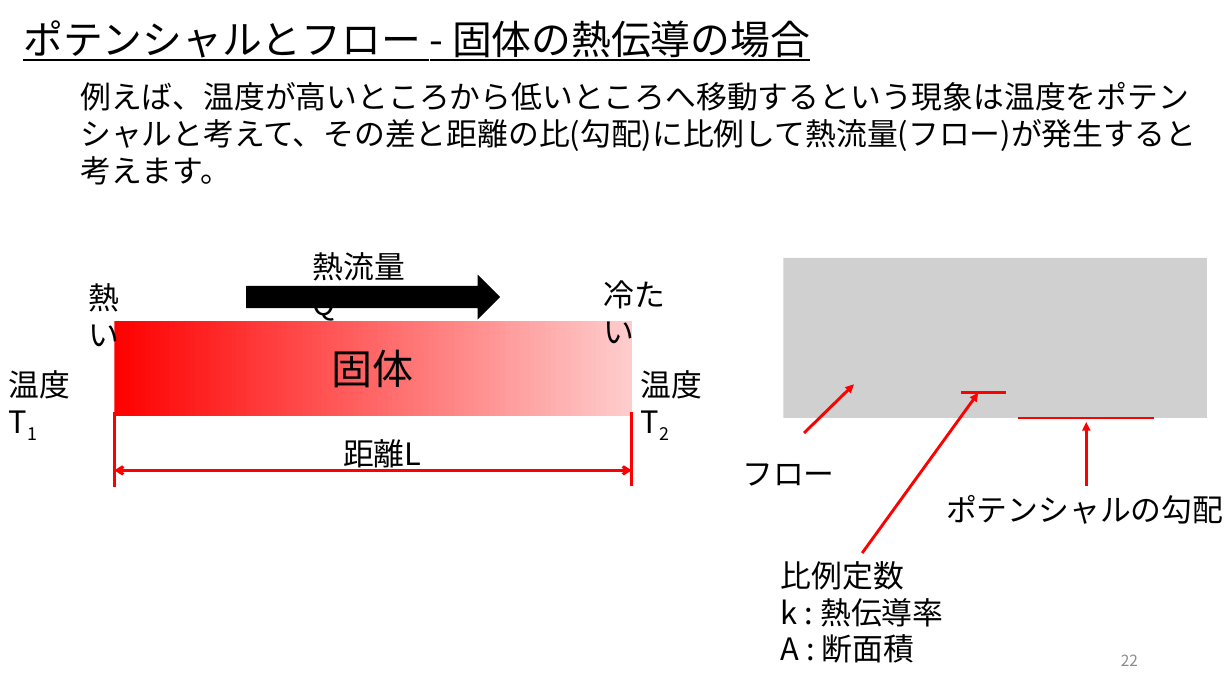
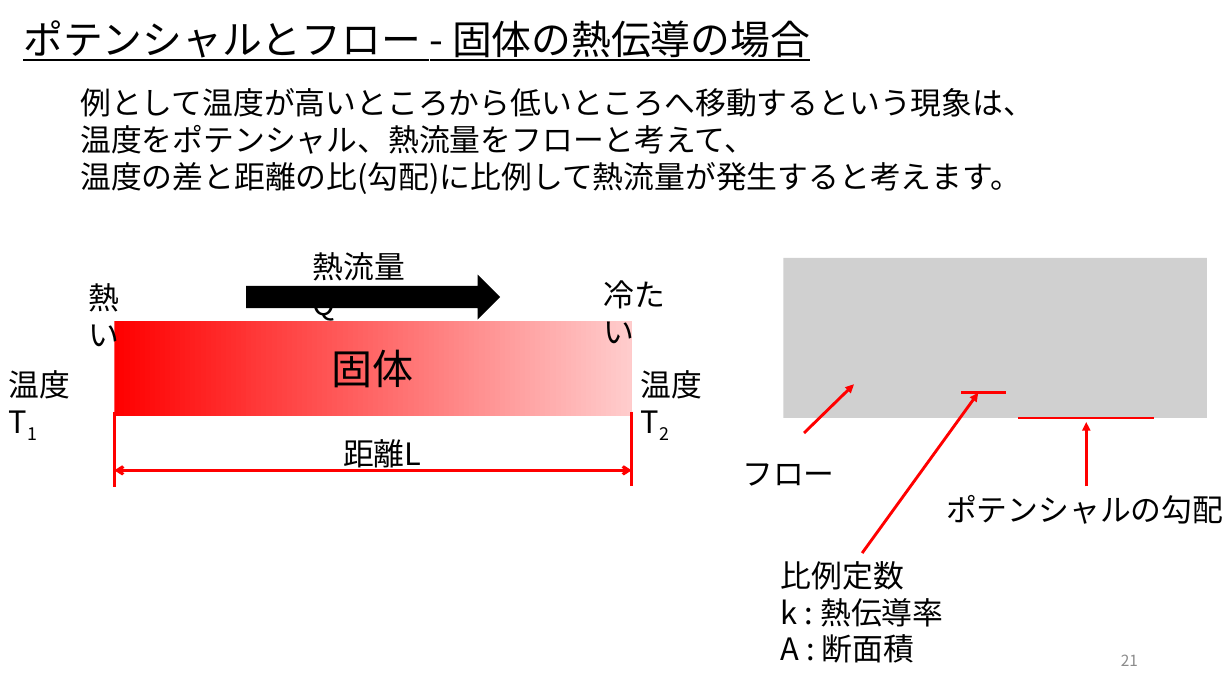
Before and after one commit to UedaShigenori/OpenModelica_Tutorials_Ja, a slide deck: slide 21 of Dev/7_PhysicsDomainModel/OpenModelica_Tutorials_7_PlantModel.pptx (slide 22 before the commit). Drawn at 1232x693 pixels with LibreOffice and Linux fonts; fonts in the diff are those of the drawing; grey boxes stand for pictures. Boxes give left, top, right and bottom in pixels: in the first picture for what was removed or moved away, otherwise in the second. Text is boxed around its words. In the diff, an @@ line names an element or a change of style, - is before the commit and + after.

```diff
--- a/Dev/7_PhysicsDomainModel/OpenModelica_Tutorials_7_PlantModel.pptx
+++ b/Dev/7_PhysicsDomainModel/OpenModelica_Tutorials_7_PlantModel.pptx
@@ text at <box>80,88,1034,194</box>: text changed @@
-例えば、温度が高いところから低いところへ移動するという現象は温度をポテンシャルと考えて、その差と距離の比(勾配)に比例して熱流量(フロー)が発生すると考えます。
+例として温度が高いところから低いところへ移動するという現象は、
+温度をポテンシャル、熱流量をフローと考えて、
+温度の差と距離の比(勾配)に比例して熱流量が発生すると考えます。
@@ page number at <box>1121,654,1138,666</box>: text changed @@
-22
+21
```
Also in this commit, not shown: 8 other slides changed, 3 slides added, 2 slides removed, 1 other file.
